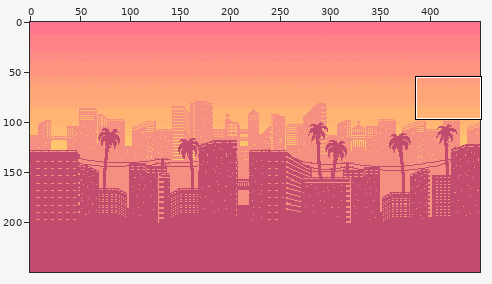
Sprite sheet: images/slideshow/bg2.png. The picture above shows the old version from afar; the outline marks the close-up.
Close-up. Earlier state:
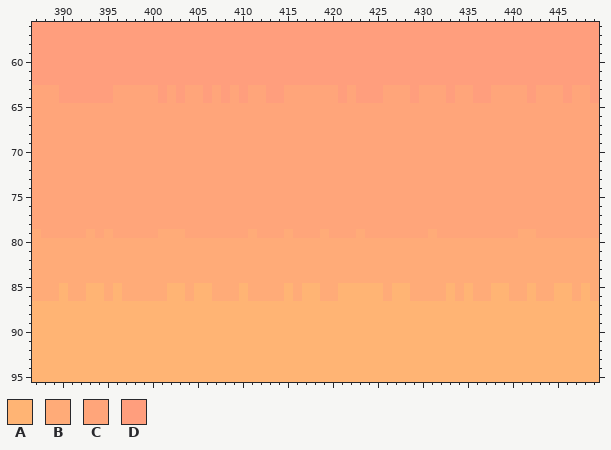
The file is 450x250 pixels. Colours within 5 levels of each other are drawn and written as one. Shown: x 387..449, y 56..95. The commit also changed other parts of the picture, which this record leaves out.
Palette (. is transparent): A #ffb474  B #ffab78  C #ffa57a  D #ff9e7d
Pixels before (only the part around the change), first column x 387:
56 DDDDDDDDDDDDDDDDDDDDDDDDDDDDDDDDDDDDDDDDDDDDDDDDDDDDDDDDDDDDDDD
57 DDDDDDDDDDDDDDDDDDDDDDDDDDDDDDDDDDDDDDDDDDDDDDDDDDDDDDDDDDDDDDD
58 DDDDDDDDDDDDDDDDDDDDDDDDDDDDDDDDDDDDDDDDDDDDDDDDDDDDDDDDDDDDDDD
59 DDDDDDDDDDDDDDDDDDDDDDDDDDDDDDDDDDDDDDDDDDDDDDDDDDDDDDDDDDDDDDD
60 DDDDDDDDDDDDDDDDDDDDDDDDDDDDDDDDDDDDDDDDDDDDDDDDDDDDDDDDDDDDDDD
61 DDDDDDDDDDDDDDDDDDDDDDDDDDDDDDDDDDDDDDDDDDDDDDDDDDDDDDDDDDDDDDD
62 DDDDDDDDDDDDDDDDDDDDDDDDDDDDDDDDDDDDDDDDDDDDDDDDDDDDDDDDDDDDDDD
63 CCCDDDDDDCCCCCDCDCCDCDCDCCDDCCCCCCDCDDDCCCDCCCDCCDDCCCCDCCCDCCD
64 CCCDDDDDDCCCCCDCDCCDCDCDCCDDCCCCCCDCDDDCCCDCCCDCCDDCCCCDCCCDCCD
65 CCCCCCCCCCCCCCCCCCCCCCCCCCCCCCCCCCCCCCCCCCCCCCCCCCCCCCCCCCCCCCC
66 CCCCCCCCCCCCCCCCCCCCCCCCCCCCCCCCCCCCCCCCCCCCCCCCCCCCCCCCCCCCCCC
67 CCCCCCCCCCCCCCCCCCCCCCCCCCCCCCCCCCCCCCCCCCCCCCCCCCCCCCCCCCCCCCC
68 CCCCCCCCCCCCCCCCCCCCCCCCCCCCCCCCCCCCCCCCCCCCCCCCCCCCCCCCCCCCCCC
69 CCCCCCCCCCCCCCCCCCCCCCCCCCCCCCCCCCCCCCCCCCCCCCCCCCCCCCCCCCCCCCC
70 CCCCCCCCCCCCCCCCCCCCCCCCCCCCCCCCCCCCCCCCCCCCCCCCCCCCCCCCCCCCCCC
71 CCCCCCCCCCCCCCCCCCCCCCCCCCCCCCCCCCCCCCCCCCCCCCCCCCCCCCCCCCCCCCC
72 CCCCCCCCCCCCCCCCCCCCCCCCCCCCCCCCCCCCCCCCCCCCCCCCCCCCCCCCCCCCCCC
73 CCCCCCCCCCCCCCCCCCCCCCCCCCCCCCCCCCCCCCCCCCCCCCCCCCCCCCCCCCCCCCC
74 CCCCCCCCCCCCCCCCCCCCCCCCCCCCCCCCCCCCCCCCCCCCCCCCCCCCCCCCCCCCCCC
75 CCCCCCCCCCCCCCCCCCCCCCCCCCCCCCCCCCCCCCCCCCCCCCCCCCCCCCCCCCCCCCC
76 CCCCCCCCCCCCCCCCCCCCCCCCCCCCCCCCCCCCCCCCCCCCCCCCCCCCCCCCCCCCCCC
77 CCCCCCCCCCCCCCCCCCCCCCCCCCCCCCCCCCCCCCCCCCCCCCCCCCCCCCCCCCCCCCC
78 CCCCCCCCCCCCCCCCCCCCCCCCCCCCCCCCCCCCCCCCCCCCCCCCCCCCCCCCCCCCCCC
79 BCCCCCBCBCCCCCBBBCCCCCCCBCCCBCCCBCCCBCCCCCCCBCCCCCCCCCBBCCCCCCC
80 BBBBBBBBBBBBBBBBBBBBBBBBBBBBBBBBBBBBBBBBBBBBBBBBBBBBBBBBBBBBBBB
81 BBBBBBBBBBBBBBBBBBBBBBBBBBBBBBBBBBBBBBBBBBBBBBBBBBBBBBBBBBBBBBB
82 BBBBBBBBBBBBBBBBBBBBBBBBBBBBBBBBBBBBBBBBBBBBBBBBBBBBBBBBBBBBBBB
83 BBBBBBBBBBBBBBBBBBBBBBBBBBBBBBBBBBBBBBBBBBBBBBBBBBBBBBBBBBBBBBB
84 BBBBBBBBBBBBBBBBBBBBBBBBBBBBBBBBBBBBBBBBBBBBBBBBBBBBBBBBBBBBBBB
85 BBBABBAABABBBBBAABAABBBABBBBABAABBAAAAABAABBBBABABBAABBABBAABAB
86 BBBABBAABABBBBBAABAABBBABBBBABAABBAAAAABAABBBBABABBAABBABBAABAB
87 AAAAAAAAAAAAAAAAAAAAAAAAAAAAAAAAAAAAAAAAAAAAAAAAAAAAAAAAAAAAAAA
88 AAAAAAAAAAAAAAAAAAAAAAAAAAAAAAAAAAAAAAAAAAAAAAAAAAAAAAAAAAAAAAA
89 AAAAAAAAAAAAAAAAAAAAAAAAAAAAAAAAAAAAAAAAAAAAAAAAAAAAAAAAAAAAAAA
90 AAAAAAAAAAAAAAAAAAAAAAAAAAAAAAAAAAAAAAAAAAAAAAAAAAAAAAAAAAAAAAA
91 AAAAAAAAAAAAAAAAAAAAAAAAAAAAAAAAAAAAAAAAAAAAAAAAAAAAAAAAAAAAAAA
And afterwards:
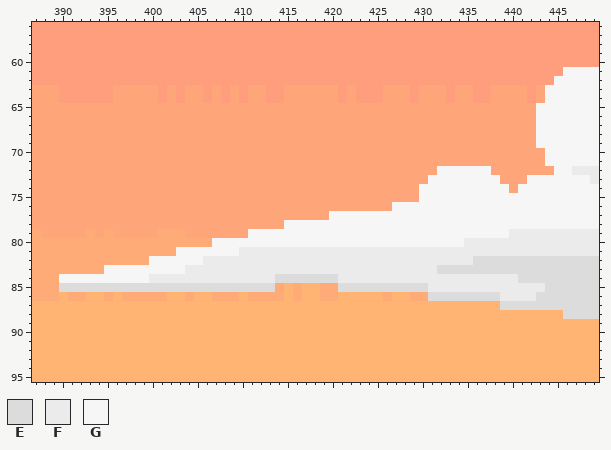
Colours new in this view: E #dcdcdc  F #ebebeb  G #f6f6f6
The exact change:
y 61: x 446..449 DDDD -> GGGG
y 62: x 445..449 DDDDD -> GGGGG
y 63..64: x 444..449 CCDCCD -> GGGGGG
y 65..69: x 443..449 CCCCCCC -> GGGGGGG
y 70..71: x 444..449 CCCCCC -> GGGGGG
y 72: x 432..437 CCCCCC -> GGGGGG; x 445..449 CCCCC -> GGFFF
y 73: x 431..438 CCCCCCCC -> GGGGGGGG; x 442..449 CCCCCCCC -> GGGGGGGF
y 74: x 430..439 CCCCCCCCCC -> GGGGGGGGGG; x 441..449 CCCCCCCCC -> GGGGGGGGG
y 75: x 430..449 CCCCCCCCCCCCCCCCCCCC -> GGGGGGGGGGGGGGGGGGGG
y 76: x 427..449 CCCCCCCCCCCCCCCCCCCCCCC -> GGGGGGGGGGGGGGGGGGGGGGG
y 77: x 420..449 CCCCCCCCCCCCCCCCCCCCCCCCCCCCCC -> GGGGGGGGGGGGGGGGGGGGGGGGGGGGGG
y 78: x 415..449 CCCCCCCCCCCCCCCCCCCCCCCCCCCCCCCCCCC -> GGGGGGGGGGGGGGGGGGGGGGGGGGGGGGGGGGG
y 79: x 411..449 BCCCBCCCBCCCBCCCCCCCBCCCCCCCCCBBCCCCCCC -> GGGGGGGGGGGGGGGGGGGGGGGGGGGGGFFFFFFFFFF
y 80: x 407..449 BBBBBBBBBBBBBBBBBBBBBBBBBBBBBBBBBBBBBBBBBBB -> GGGGGGGGGGGGGGGGGGGGGGGGGGGGFFFFFFFFFFFFFFF
y 81: x 403..449 BBBBBBBBBBBBBBBBBBBBBBBBBBBBBBBBBBBBBBBBBBBBBBB -> GGGGGGGFFFFFFFFFFFFFFFFFFFFFFFFFFFFFFFFFFFFFFFF
y 82: x 400..449 BBBBBBBBBBBBBBBBBBBBBBBBBBBBBBBBBBBBBBBBBBBBBBBBBB -> GGGGGGFFFFFFFFFFFFFFFFFFFFFFFFFFFFFFEEEEEEEEEEEEEE
y 83: x 395..449 BBBBBBBBBBBBBBBBBBBBBBBBBBBBBBBBBBBBBBBBBBBBBBBBBBBBBBB -> GGGGGGGGGFFFFFFFFFFFFFFFFFFFFFFFFFFFFEEEEEEEEEEEEEEEEEE
y 84: x 390..449 BBBBBBBBBBBBBBBBBBBBBBBBBBBBBBBBBBBBBBBBBBBBBBBBBBBBBBBBBBBB -> GGGGGGGGGGFFFFFFFFFFFFFFEEEEEEEFFFFFFFFFFFFFFFFFFFFEEEEEEEEE
y 85: x 390..413 ABBAABABBBBBAABAABBBABBB -> EEEEEEEEEEEEEEEEEEEEEEEE; x 421..449 AAAAABAABBBBABABBAABBABBAABAB -> EEEEEEEEEEFFFFFFFFFFFFFEEEEEE
y 86: x 431..449 BBABABBAABBABBAABAB -> EEEEEEEEFFFFEEEEEEE
y 87: x 439..449 AAAAAAAAAAA -> EEEEEEEEEEE
y 88: x 446..449 AAAA -> EEEE
Boxes around the changes in both close-ups, in picture pixels (x1, y1, x2, y2):
changed: (59, 67, 599, 319)
